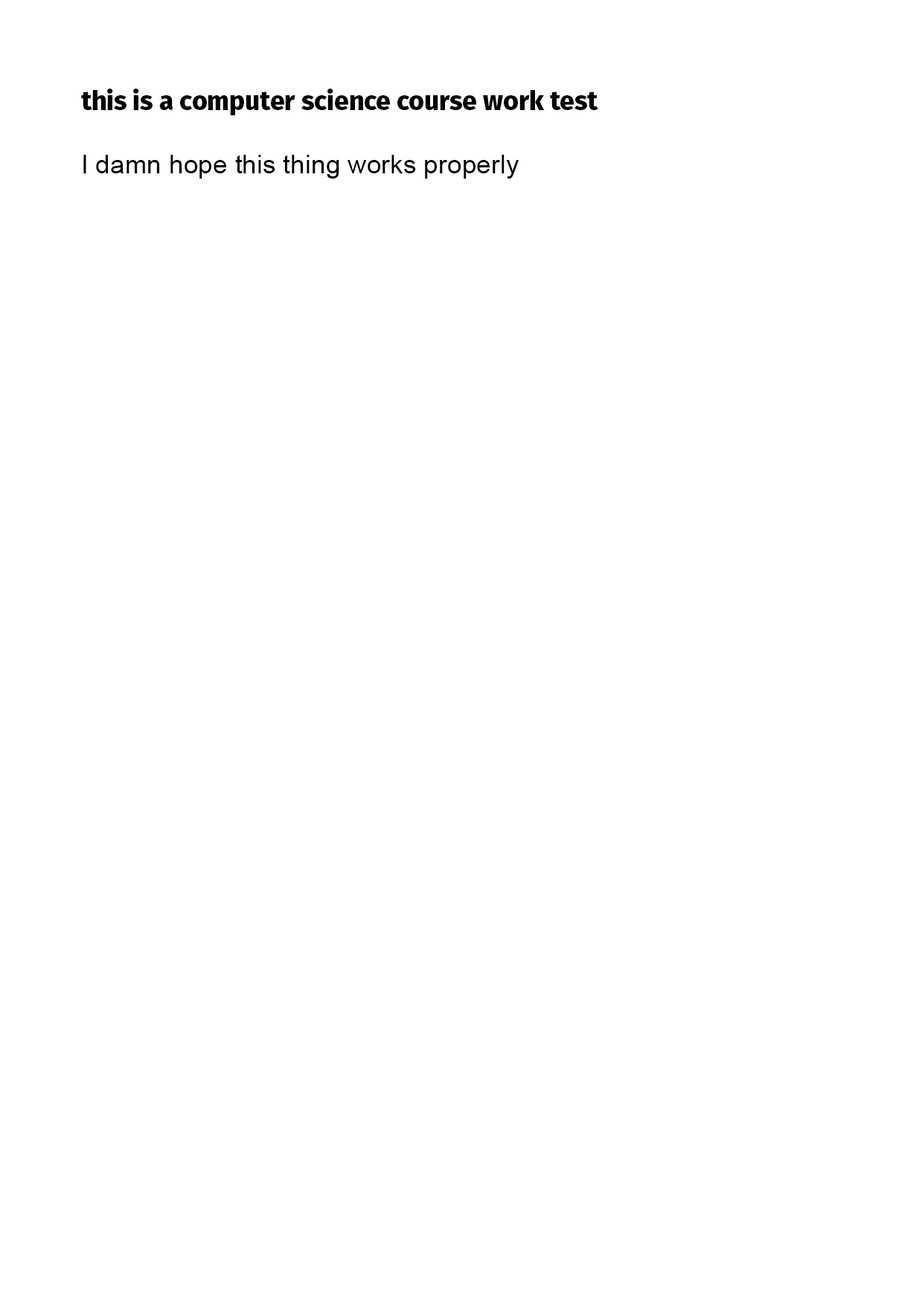
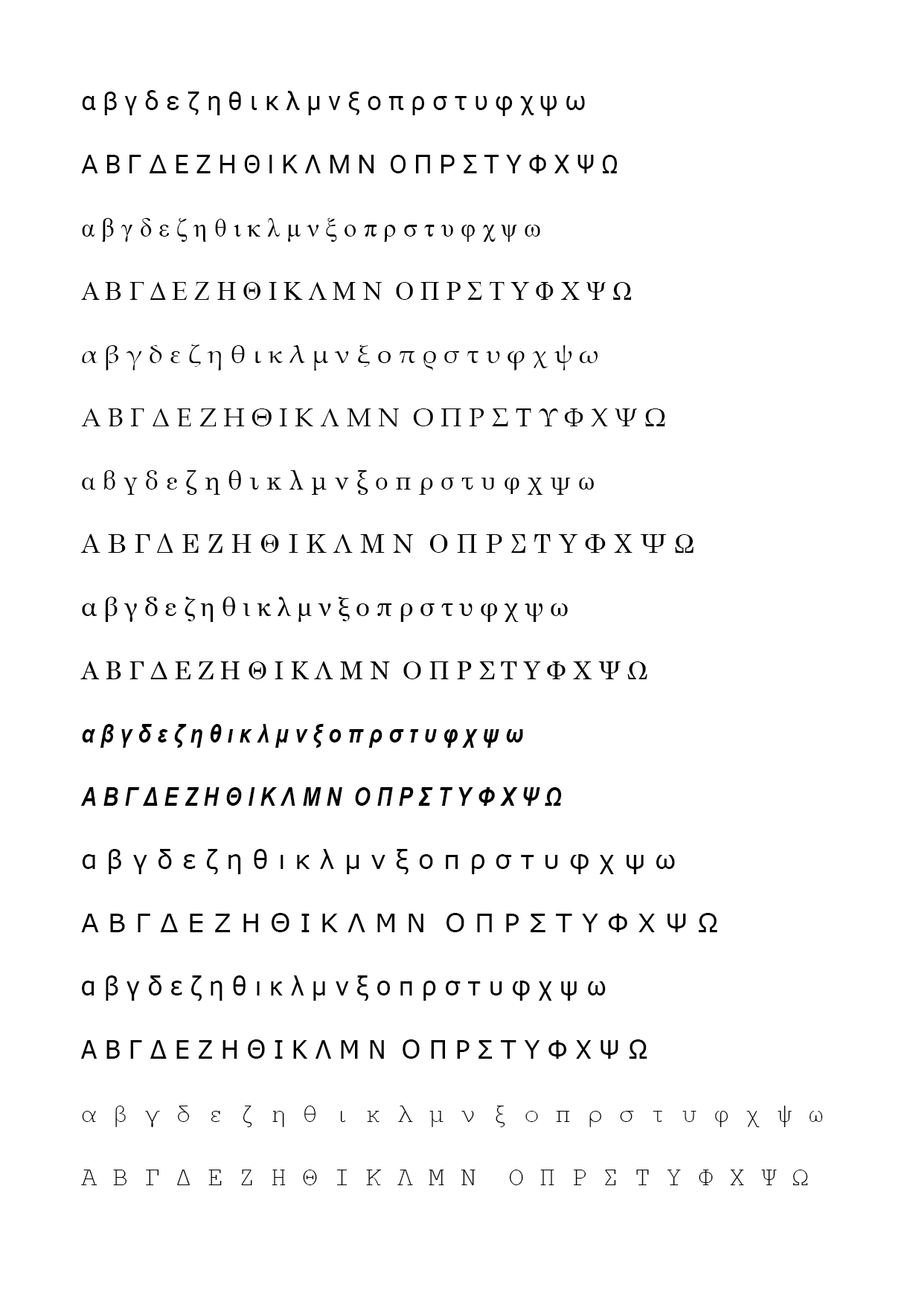
Layer changes from the first 922 × 1305 image to the second:
hid "4 copy" over [81, 88, 599, 179]
showed "1", painted on it over [80, 90, 824, 1186]
